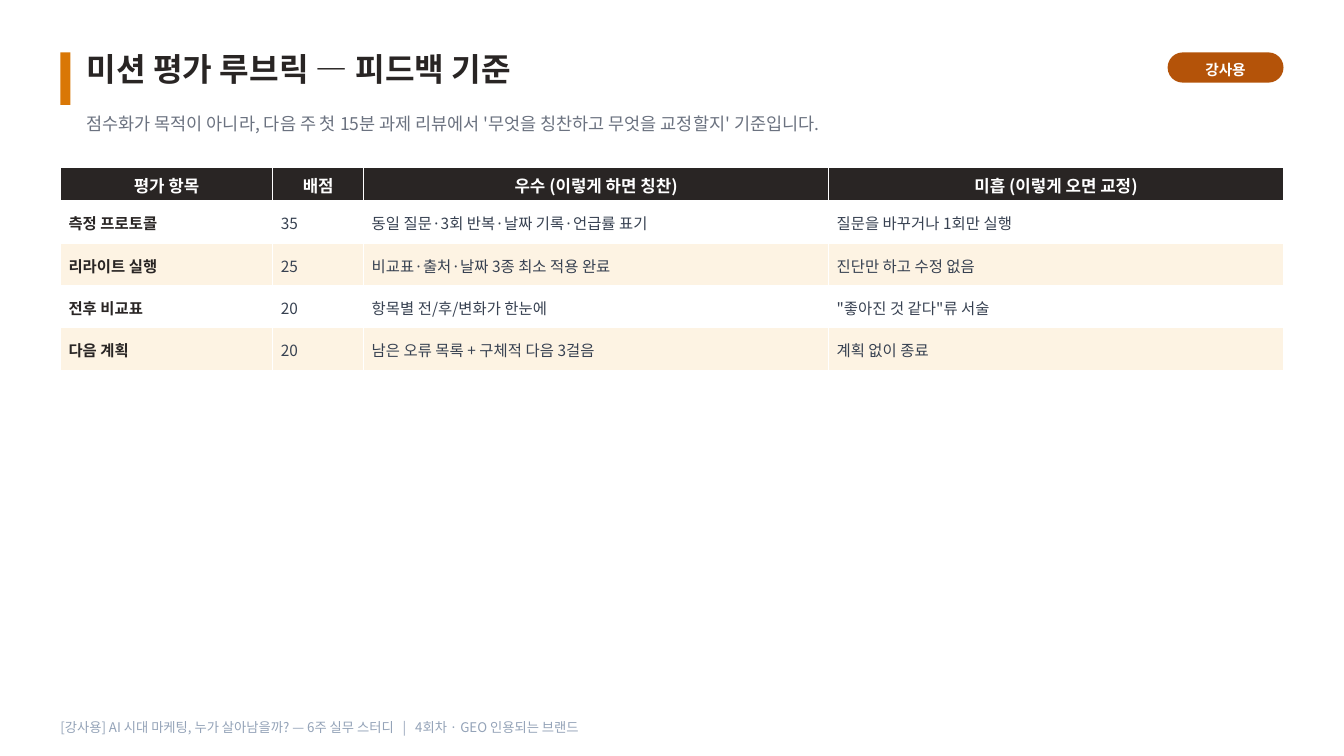
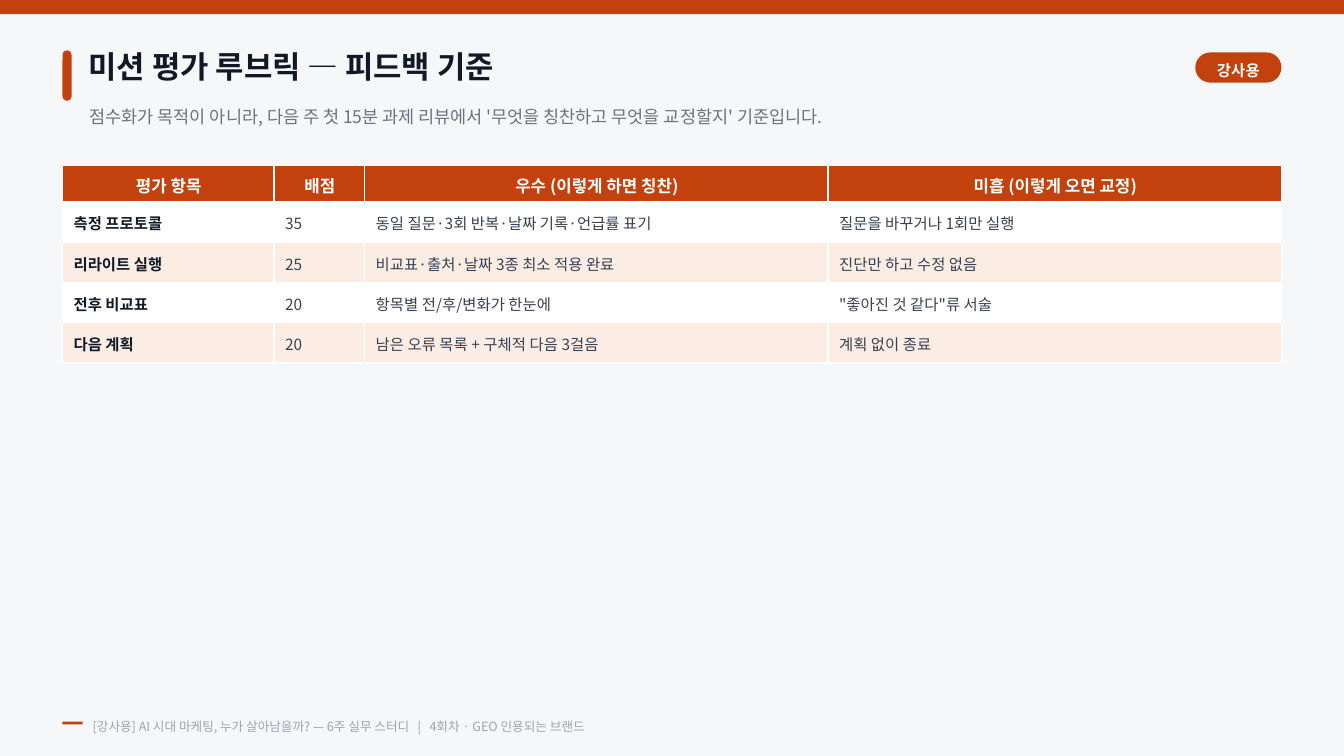
Before and after one commit to recon9973-lang/Design-resources-repository, a slide deck: slide 8 of ai-marketing-6week/강사용/4회차_강사용_미션_시연가이드.pptx (slide 7 before the commit). Drawn at 1344x756 pixels with LibreOffice and Linux fonts; fonts in the diff are those of the drawing. Boxes give left, top, right and bottom in pixels: in the first picture for what was removed or moved away, otherwise in the second. Text is boxed around its words. In the diff, an @@ line names an element or a change of style, - is before the commit and + after.

```diff
--- a/ai-marketing-6week/강사용/4회차_강사용_미션_시연가이드.pptx
+++ b/ai-marketing-6week/강사용/4회차_강사용_미션_시연가이드.pptx
@@ rectangle added at (0, 0, 1344, 756), fill #F6F7F9 @@
@@ rectangle added at (0, 0, 1344, 14), fill #C2410C @@
@@ rectangle removed at (60, 52, 71, 105) @@
@@ rounded rectangle added at (63, 50, 72, 101), fill #C2410C @@
@@ text "미션 평가 루브릭 — 피드백 ..." at (89, 52, 494, 81): size 23 to 22 pt, text colour #292524 to #111927; line spacing 1.12 to 1.14 @@
@@ text "강사용": place and size @@
-text "강사용" at (1205, 62, 1245, 77)
+text "강사용" at (1217, 63, 1260, 78)
@@ text "강사용" at (1217, 63, 1260, 78): size 10.5 to 11 pt, letter spacing 0 to 0.2 pt; line spacing 1.12 to 1.14 @@
@@ rounded rectangle: place and size @@
-rounded rectangle at (1168, 52, 1284, 83)
+rounded rectangle at (1196, 52, 1281, 83)
@@ rounded rectangle at (1196, 52, 1281, 83): fill #B45309 to #C2410C @@
@@ text "점수화가 목적이 아니라, 다음 주 ...": place and size @@
-text "점수화가 목적이 아니라, 다음 주 ..." at (87, 115, 819, 133)
+text "점수화가 목적이 아니라, 다음 주 ..." at (90, 108, 822, 126)
@@ text "점수화가 목적이 아니라, 다음 주 ..." at (90, 108, 822, 126): line spacing 1.12 to 1.15 @@
@@ table at (63, 165, 1282, 363) @@
@@ fill #292524 to #C2410C in row 1 @@
@@ fill #FDF3E3 to #FBEDE4 in 8 cells @@
@@ text colour #292524 to #111927 in "측정 프로토콜", "리라이트 실행", "전후 비교표", "다음 계획" @@
@@ line spacing 1.08 to 1.1 @@
@@ borders changed @@
@@ text "[강사용] AI 시대 마케팅, 누가 ...": place and size @@
-text "[강사용] AI 시대 마케팅, 누가 ..." at (60, 721, 579, 734)
+text "[강사용] AI 시대 마케팅, 누가 ..." at (93, 720, 585, 733)
@@ text "[강사용] AI 시대 마케팅, 누가 ..." at (93, 720, 585, 733): size 9.5 to 9 pt, text colour #94A3B8 to #9AA4B2; line spacing 1.12 to 1.14; vertical alignment top to middle @@
@@ rectangle added at (63, 722, 83, 725), fill #C2410C @@
```
Also in this commit, not shown: 8 other slides changed, 1 slide added, 14 other files.
